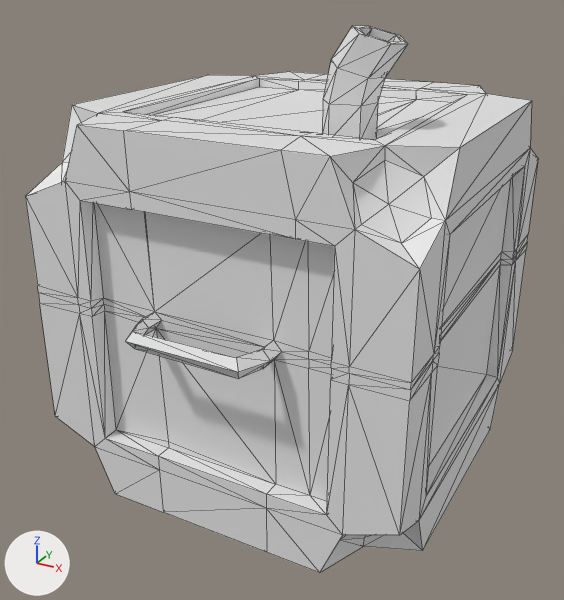
Two versions of the FBX model T-800/Assets/Art/FBX/pr_mov_box_push.fbx, one commit apart.
Camera for both pictures: a 50 mm camera at (1.4, -2.85, 2.14) aimed at (-0.1, -0.13, 0.78). Arrows for +X, +Y and +Z are at lower left; the lights stay in place. Mesh edges are drawn as thin lines. Where no turn or scale is listed for an object, it has been applied to the vertices.

Objects in the first picture: 'box_push'.
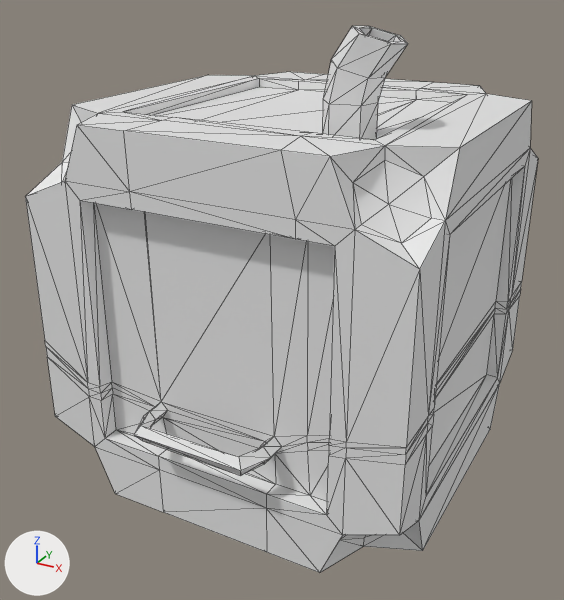
The newer file is also turned or shifted as a whole; pictures and numbers use the older file's frame.

The change in detail:
me_mesh has 369 vertices, 738 faces and spans x -0.89..0.71, y -0.89..0.84, z 0.0..1.93.
me_mesh is used by ob_box_push; location (0.0, 0.0, 0.0).
me_mesh part 1: all 24 vertices in x -0.38..0.21, y -0.89..-0.69, z 0.82..0.89 are moved by (0.0, 0.0, -0.4).
me_mesh part 2: all 9 vertices in x -0.67..-0.61, y -0.76..-0.69, z 0.84..0.91 are moved by (0.0, 0.0, -0.38).
me_mesh part 3: all 3 vertices in x 0.31, y -0.69, z 0.82..0.89 are moved by (0.0, 0.0, -0.34).
me_mesh part 4: all 6 vertices in x 0.43, y -0.76..-0.69, z 0.82..0.91 are moved by (0.0, 0.0, -0.3).
me_mesh part 5: all 3 vertices in x 0.5, y -0.76, z 0.84..0.91 are moved by (0.0, 0.0, -0.29).
me_mesh part 6: all 24 vertices in x 0.19..0.71, y 0.56..0.84, z 0.83..0.93 are moved by (0.0, 0.0, -0.25).
me_mesh part 7: all 12 vertices in x 0.66..0.71, y -0.76..-0.48, z 0.83..0.91 are moved by (0.0, 0.0, -0.25).

Pixel boxes [x1, y1, x2, y2] of what changed, in the pictures (564 x 600 px; the box of a moved part takes in the faces that stretch with it):
part 1 of me_mesh, moved or reshaped: before [98, 204, 310, 496]; after [96, 203, 310, 496]
part 2 of me_mesh, moved or reshaped: before [25, 181, 156, 446]; after [25, 181, 161, 446]
part 3 of me_mesh, moved or reshaped: before [274, 241, 335, 494]; after [274, 241, 335, 495]
part 4 of me_mesh, moved or reshaped: before [310, 417, 330, 501]; after [310, 466, 328, 501]
part 5 of me_mesh, moved or reshaped: [327, 230, 420, 536] in both
part 6 of me_mesh, moved or reshaped: [487, 148, 538, 382] in both
part 7 of me_mesh, moved or reshaped: [400, 180, 510, 535] in both
